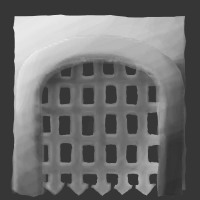
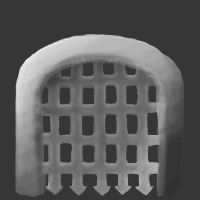
The second (200, 200) image is a revision of the first. Changes to its layers:
painted on "Layer 6" over (10, 14, 187, 196)
painted on "Layer 7" over (10, 14, 187, 196)
hid "Layer 2", painted on it over (10, 14, 187, 196)
